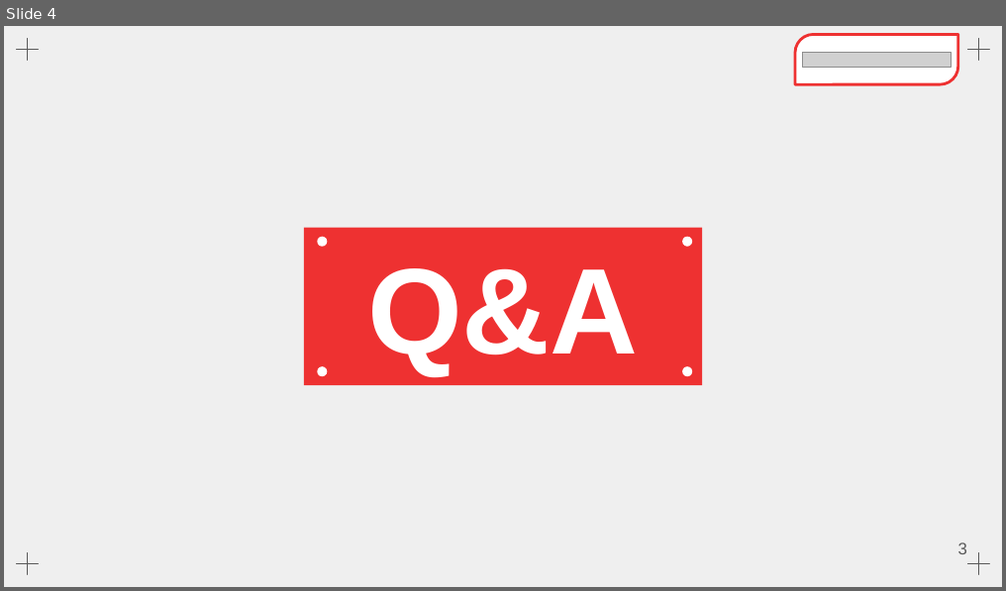
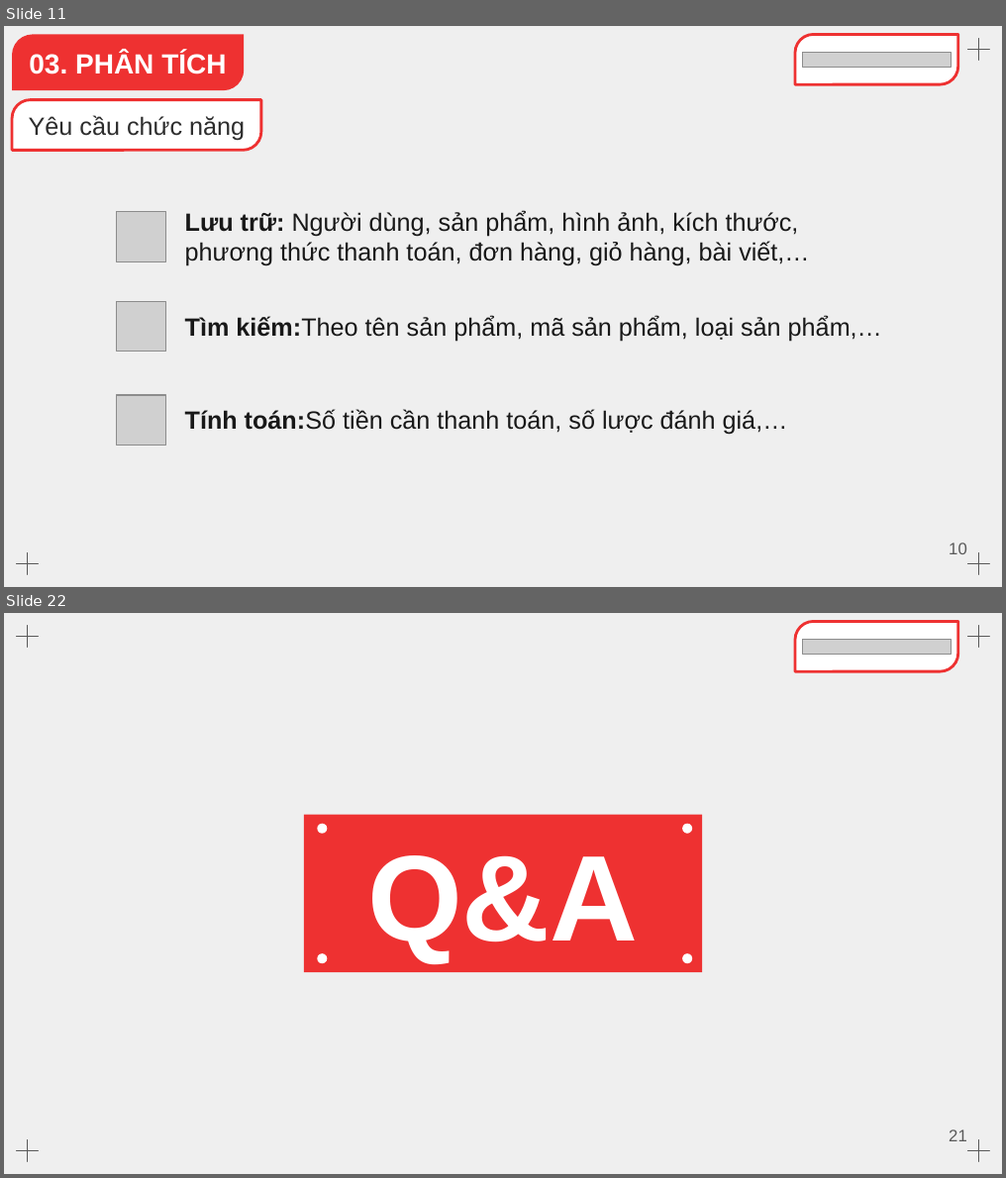
Before and after one commit to Dat22540003/e-commerce, a slide deck: report/report_group_3.pptx. Shown one above the other, each under a label of ours: slide 4 before the commit, slides 11 and 22 after it; the slides between them are not shown. The pictures are 1006x591 and 1006x1178 pixels, drawn with LibreOffice and Linux fonts; fonts in the diff are those of the drawing; grey boxes stand for pictures. Boxes give left, top, right and bottom in pixels: in the first picture for what was removed or moved away, otherwise in the second. Text is boxed around its words. In the diff, an @@ line names an element or a change of style, - is before the commit and + after.

```diff
--- a/report/report_group_3.pptx
+++ b/report/report_group_3.pptx
@@ slide 11 added at [4,26,1002,587], background #EFEFEF; not listed: 4 template elements that a slide beside it also shows @@
@@ round diag rect added at [12,34,244,90], fill #EE3131, 20 pt, text #FFFFFF, bold @@
+    03. PHÂN TÍCH
@@ round diag rect added at [795,34,959,83], fill #FFFFFF, outline #EE3131 2 pt @@
@@ picture added at [802,52,951,67] @@
@@ round diag rect added at [12,100,261,150], fill #FFFFFF, outline #EE3131 2 pt, 18 pt, text #2C2C2C @@
+    Yêu cầu chức năng
@@ picture added at [116,211,165,262] @@
@@ text added at [185,210,809,267], 18 pt, text #181818 @@
+Lưu trữ: Người dùng, sản phẩm, hình ảnh, kích thước, phương thức thanh toán, đơn hàng, giỏ hàng, bài viết,…
@@ picture added at [117,301,166,352] @@
@@ text added at [185,316,882,342], 18 pt, text #181818 @@
+Tìm kiếm:Theo tên sản phẩm, mã sản phẩm, loại sản phẩm,…
@@ picture added at [117,395,166,445] @@
@@ text added at [185,409,788,435], 18 pt, text #181818 @@
+Tính toán:Số tiền cần thanh toán, số lược đánh giá,…
@@ page number added at [948,543,967,555], 12 pt, text #595959 @@
+10
@@ what was slide 4 is now slide 22 @@
@@ page number at [948,1130,967,1142]: text changed @@
-3
+21
```
Also in this commit, not shown: 1 slide changed, 19 other slides added, 2 slides removed, 7 other files.
